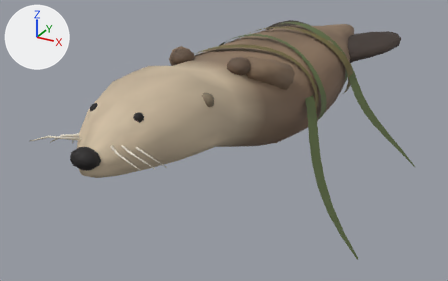
One commit to the glTF model public/assets/models/deep/otter.glb: the scene before it, then after it.
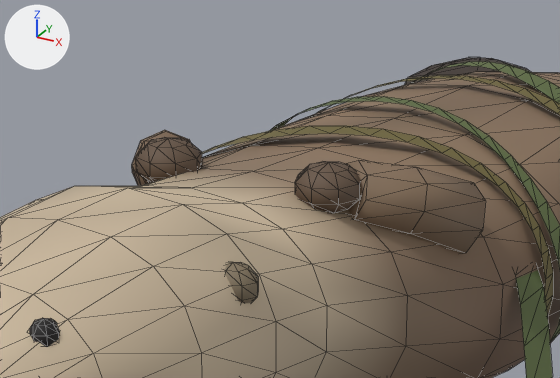
Old and new are each drawn whole from a camera (50 mm lens) standing at (0.729, -1.552, 0.632) and looking at (-0.075, -0.09, -0.099) and again close up on the part from 27% to 72% of the width and 0% to 48% of the height. Every picture has the same lights, and +X, +Y and +Z are marked at upper left. The last two pictures show the newer version. The close-ups show mesh edges as thin lines. Vertices at exactly the same position are counted once.

The older version as bpy lines, for what is in view:
```python
me_otter___body = bpy.data.meshes.new('otter / body')
me_otter___body.from_pydata(...)  # 1094 vertices, 1836 faces; spans x -0.41..0.41, y -0.79..0.79, z -0.24..0.24
me_otter___body.materials.append(mat_otter___dense_fur)
ob_otter = bpy.data.objects.new('otter', me_otter___body)
ob_otter.location = (0.0, 0.0, 0.0)
```
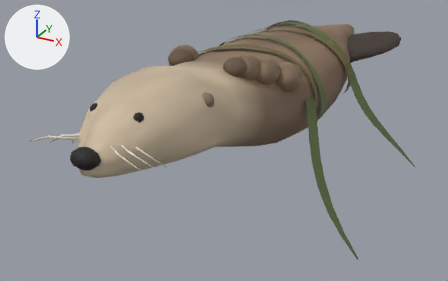
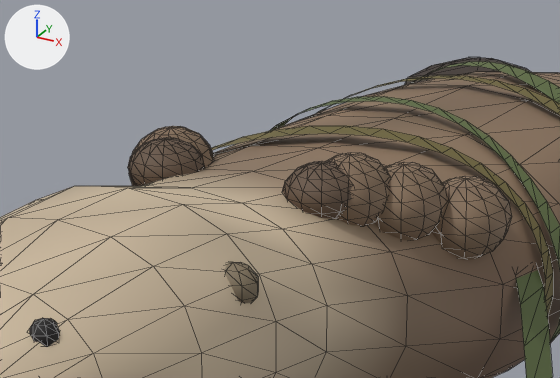
Where the change shows, as pixel boxes [x1, y1, x2, y2] in the close-ups (560 x 378 px):
```json
{"part": 1, "of": "me_otter___body", "change": "built on", "before": [132, 130, 486, 254], "after": [128, 126, 512, 259]}
{"part": 2, "of": "me_otter___body", "change": "recoloured", "before": [187, 146, 202, 166]}
```

Scene script edits in JSON lines:
```json
{"block": "me_otter___body", "where": "# used by ob_otter; location = (0.0, 0.0, 0.0)"}
{"op": "remove", "block": "me_otter___body", "code": "me_otter___body.from_pydata(...)  # 1094 vertices, 1836 faces; spans x -0.41..0.41, y -0.79..0.79, z -0.24..0.24"}
{"op": "add", "block": "me_otter___body", "code": "me_otter___body.from_pydata(...)  # 1666 vertices, 2964 faces; spans x -0.41..0.41, y -0.79..0.79, z -0.24..0.24"}
{"block": "me_otter___body", "change": "me_otter___body part 1: 22 vertices moved within x -0.15..0.11, y -0.32..-0.18, z 0.16..0.23; 60 vertices removed from x -0.16..0.18, y -0.33..-0.17, z 0.13..0.23; 632 vertices added at x -0.19..0.19, y -0.35..-0.13, z 0.12..0.23"}
{"block": "me_otter___body", "change": "me_otter___body part 2: 2 kept faces spanning x -0.06..-0.05, y -0.3..-0.28, z 0.2..0.22 get new vertex colours; the middle colour goes from brown #655242 to brown #826b56"}
```
